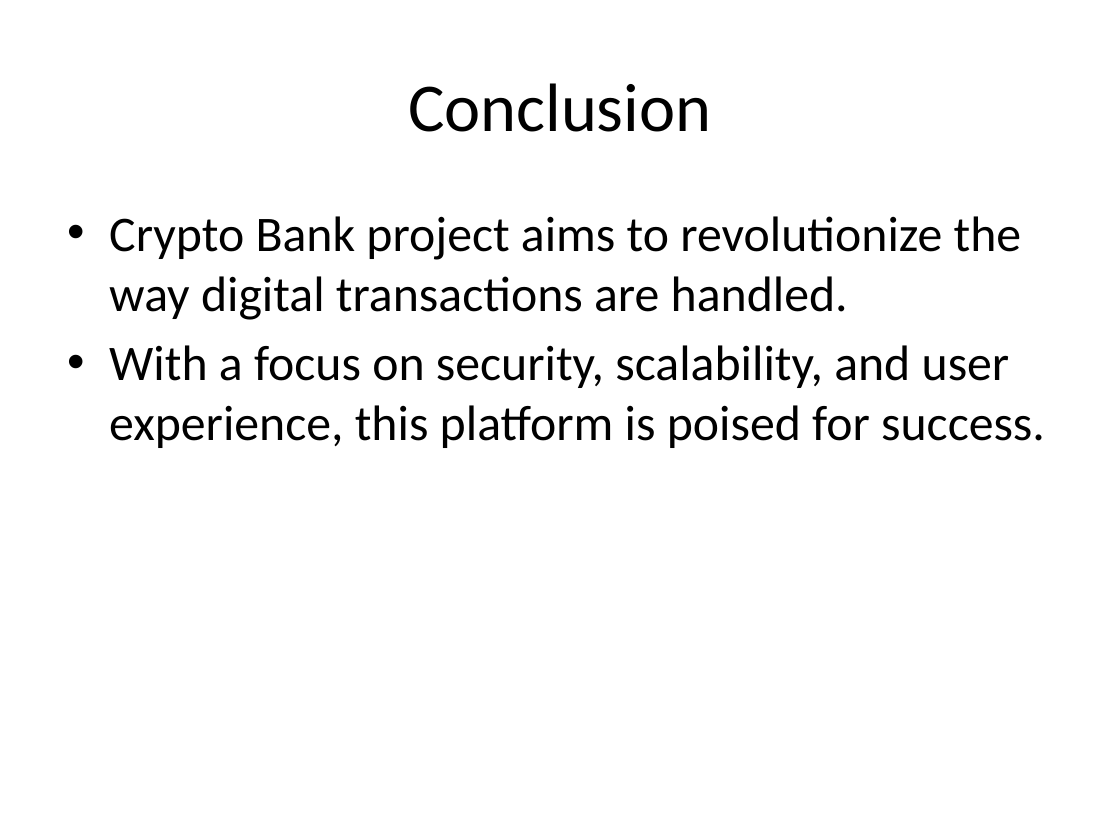
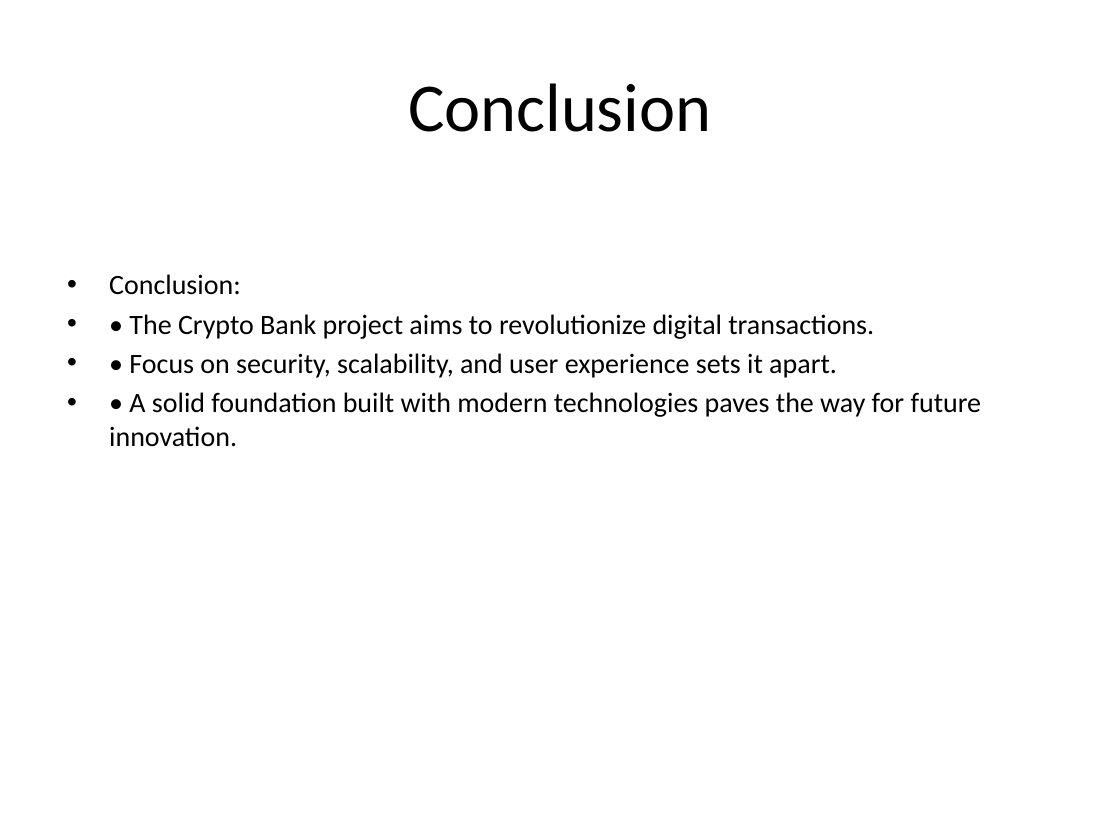
Before and after one commit to MedMoncef/cryptoBank, a slide deck: slide 10 of presentation/CryptoBankPresentation.pptx. Drawn at 1120x840 pixels with LibreOffice and Linux fonts; fonts in the diff are those of the drawing. Boxes give left, top, right and bottom in pixels: in the first picture for what was removed or moved away, otherwise in the second. Text is boxed around its words. In the diff, an @@ line names an element or a change of style, - is before the commit and + after.

```diff
--- a/presentation/CryptoBankPresentation.pptx
+++ b/presentation/CryptoBankPresentation.pptx
@@ text at box(109, 274, 982, 447): text changed; size 32 to 18 pt @@
-• Crypto Bank project aims to revolutionize the way digital transactions are handled.
-• With a focus on security, scalability, and user experience, this platform is poised for success.
+• Conclusion:
+• • The Crypto Bank project aims to revolutionize digital transactions.
+• • Focus on security, scalability, and user experience sets it apart.
+• • A solid foundation built with modern technologies paves the way for future innovation.
```
Also in this commit, not shown: 10 other slides changed, 20 other files.
